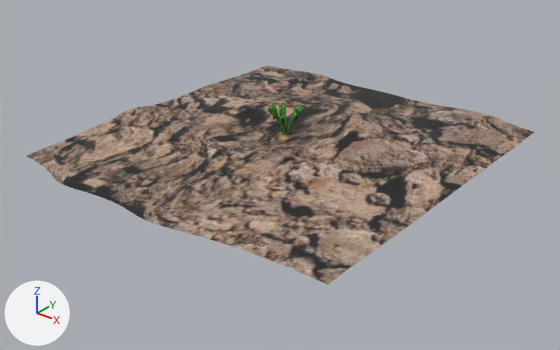
What one commit did to the Blender file models/Parnship.blend.
Both versions are drawn from a camera (50 mm lens) standing at (43.8, -55.6, 30.1) and looking at (0.8, -1.9, -3.2). Arrows for +X, +Y and +Z are at lower left; the lights stay in place.
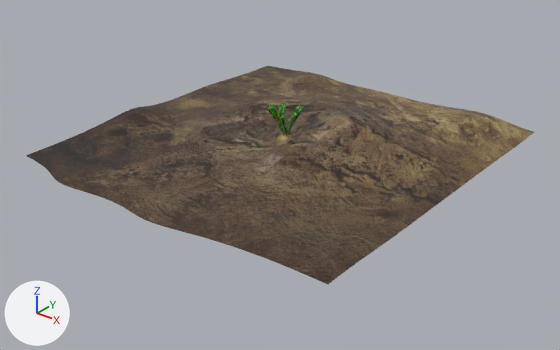
Pixel boxes [x1, y1, x2, y2] of what changed, in the pictures (560 x 350 px):
'Plane', surface changed (beige to brown): [26, 66, 534, 284] in both

Diff of the bpy script that builds the scene:
```diff
--- a/models/Parnship.blend.py
+++ b/models/Parnship.blend.py
@@ img_ground_png @@
+img_ground_png = load_image('ground.png', 'ground.png', 596, 380, 'sRGB')
@@ mat_material_001 @@
 mat_material_001 = principled_material('Material.001')
-mat_material_001.texture = img_ground_jpeg
+mat_material_001.texture = img_ground_png
```
